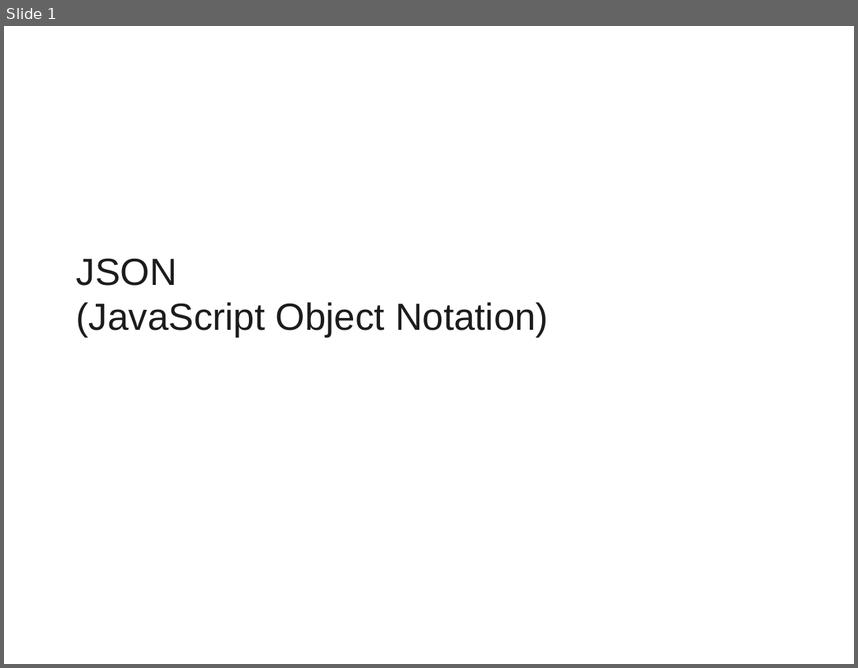
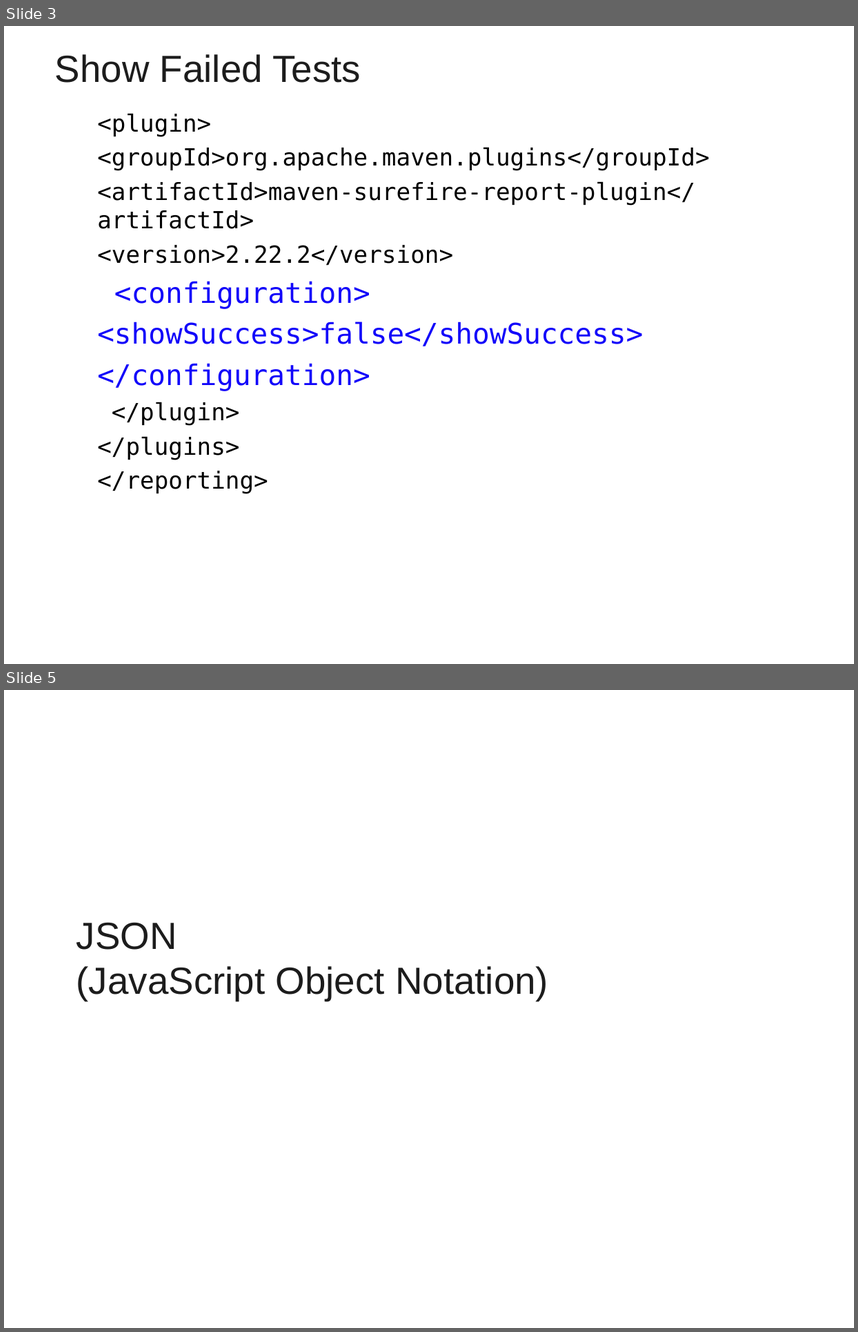
Before and after one commit to vatsank/freshers_sep_2022, a slide deck: Log4j.ppt. Shown one above the other, each under a label of ours: slide 1 before the commit, slides 3 and 5 after it; the slides between them are not shown. The pictures are 858x668 and 858x1332 pixels, drawn with LibreOffice and Linux fonts; fonts in the diff are those of the drawing; background and template pictures are left out. Boxes give left, top, right and bottom in pixels: in the first picture for what was removed or moved away, otherwise in the second. Text is boxed around its words. In the diff, an @@ line names an element or a change of style, - is before the commit and + after.

```diff
--- a/Log4j.ppt
+++ b/Log4j.ppt
@@ slide 3 added at bbox=[4, 26, 854, 664], background picture (left out) @@
@@ title added at bbox=[55, 54, 361, 83], 32 pt, text #1C1C1C @@
+Show Failed Tests
@@ text added at bbox=[97, 113, 709, 494], 20 pt, text #000000 @@
+  <plugin>
+  <groupId>org.apache.maven.plugins</groupId>
+  <artifactId>maven-surefire-report-plugin</artifactId>
+  <version>2.22.2</version>
+  <configuration>
+  <showSuccess>false</showSuccess>
+  </configuration>
+  </plugin>
+  </plugins>
+  </reporting>
@@ what was slide 1 is now slide 5 @@
```
Also in this commit, not shown: 7 slides changed, 4 other slides added, 2 slides removed.
